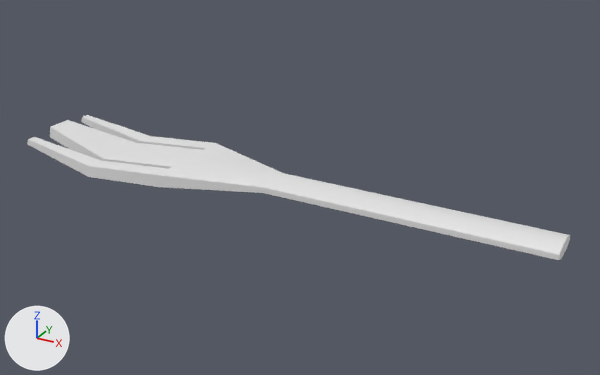
The FBX model Project Oligarch/Assets/Art Assets/General Assets/Fork.fbx as it was, and as the next commit left it.
Camera for both pictures: a 50 mm lens placed at (0.329, -0.451, 0.228), pointed at (0.078, 0.006, -0.001). Lighting does not change. The marker at lower left points along +X, +Y and +Z. Where no turn or scale is listed for an object, it has been applied to the vertices. Vertices at the same position are counted once.

Script lines for the objects in view, before the commit:
```python
me_mesh = bpy.data.meshes.new('Mesh')
me_mesh.from_pydata(...)  # 68 vertices, 74 faces; spans x -0.136..0.257, y -0.036..0.036, z -0.009..0.012
ob_fork = bpy.data.objects.new('Fork', me_mesh)
ob_fork.location = (0.0, 0.0, 0.0)
```
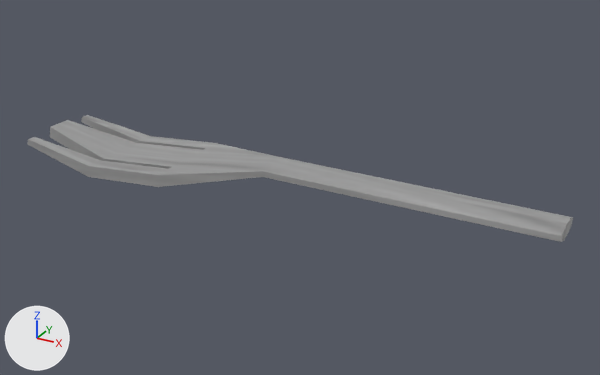
The newer file is also turned or shifted as a whole; pictures and numbers use the older file's frame.

Diff of the bpy script that builds the scene:
```diff
--- a/Project Oligarch/Assets/Art Assets/General Assets/Fork.fbx.py
+++ b/Project Oligarch/Assets/Art Assets/General Assets/Fork.fbx.py
@@ img_materials_tif @@
+img_materials_tif = load_image('Materials.tif', '_unpacked/Materials.tif', 512, 512, 'sRGB')
@@ mat_default_material @@
+mat_default_material = bpy.data.materials.new('Default_Material')
+# uses the picture img_materials_tif
@@ me_mesh @@
 # used by ob_fork; location = (0.0, 0.0, 0.0)
-me_mesh.from_pydata(...)  # 68 vertices, 74 faces; spans x -0.136..0.257, y -0.036..0.036, z -0.009..0.012
+me_mesh.from_pydata(...)  # 76 vertices, 82 faces; spans x -0.136..0.257, y -0.036..0.036, z -0.009..0.018
+# me_mesh part 1
+# 9 faces are deleted
+# 6 vertices in x 0.061..0.257, y -0.014..0.014, z 0.0..0.007 move by (0.0, 0.0, 0.011)
+# 6 vertices in x 0.061..0.257, y -0.014..0.014, z -0.004..0.003 move by (0.0, 0.0, 0.012)
+# 4 vertices move from x 0.257, y -0.006..0.006, z -0.003..0.006 to x 0.196, y -0.006..0.006, z 0.008..0.018
+# 8 vertices are added at x 0.196..0.257, y -0.014..0.014, z 0.009..0.018
+# 17 new faces join them
+# me_mesh part 2: 65 faces spanning x -0.136..0.196, y -0.036..0.036, z -0.009..0.018 switch from no material to mat_default_material
```

Where the change shows, as pixel boxes (x1, y1, x2, y2) in the pictures (600 x 375 px):
'Fork', reshaped (12% shorter): before (27, 115, 570, 260); after (27, 115, 573, 242)
part 1 of me_mesh, built on: before (157, 143, 570, 260); after (157, 143, 573, 242)
part 2 of me_mesh, recoloured (white to grey): (27, 115, 214, 187) in both
